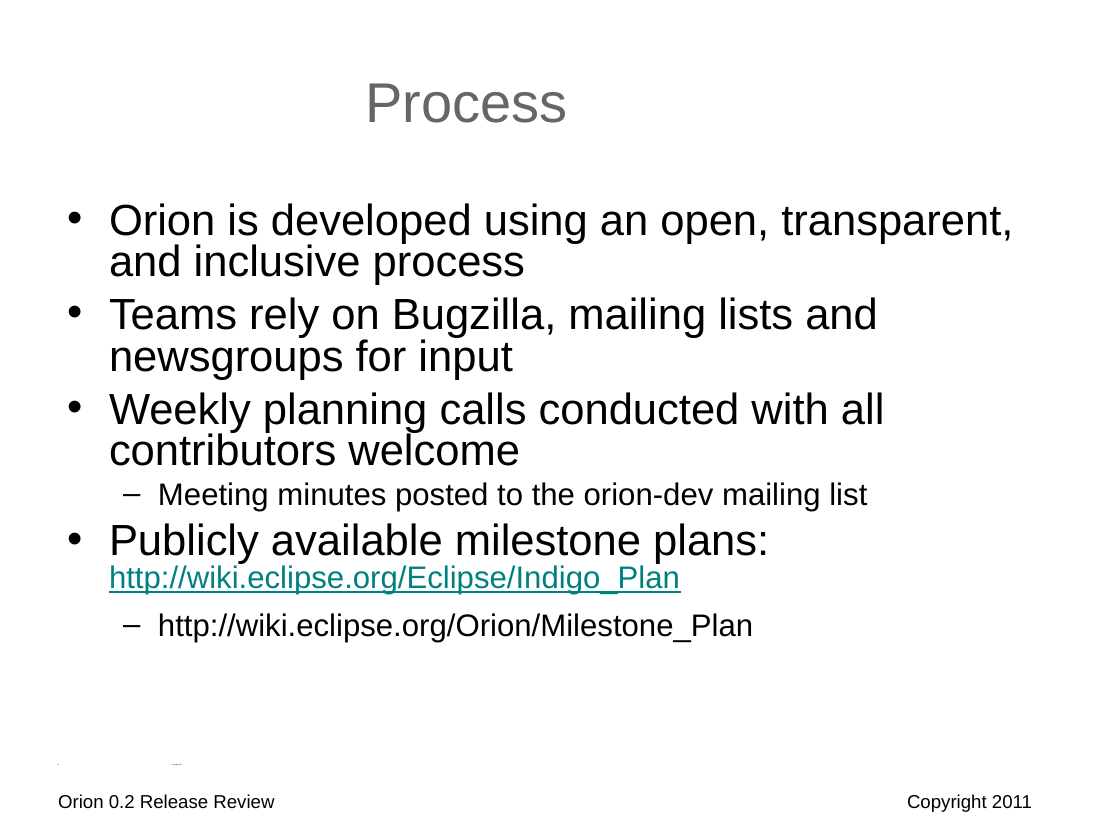
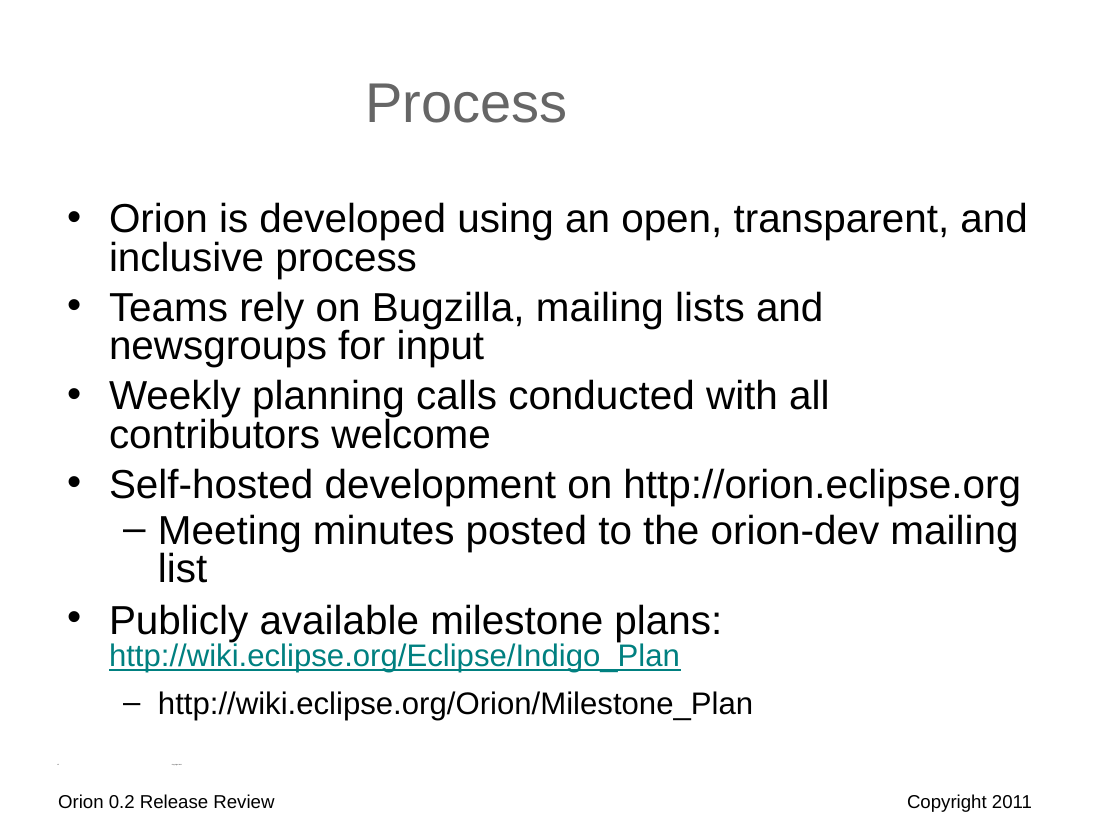
Before and after one commit to eclipse-platform/www.eclipse.org-eclipse-news, a slide deck: slide 15 of orion/reviews/orion-0-2-release-review.odp. Drawn at 1120x840 pixels with LibreOffice and Linux fonts; fonts in the diff are those of the drawing; background and template pictures are left out. Boxes give left, top, right and bottom in pixels: in the first picture for what was removed or moved away, otherwise in the second. Text is boxed around its words. In the diff, an @@ line names an element or a change of style, - is before the commit and + after.

```diff
--- a/orion/reviews/orion-0-2-release-review.odp
+++ b/orion/reviews/orion-0-2-release-review.odp
@@ text at <box>109,202,1027,673</box>: size 28 to 26 pt in "Orion is developed using an open, transparent, ...", "Teams rely on Bugzilla, mailing lists and ...", "Weekly planning calls conducted with all contributors ...", "Publicly available milestone plans:"; size 20 to 26 pt in "Meeting minutes posted to the orion-dev mailing ..." @@
@@ text at <box>109,468,1021,505</box>: paragraph added @@
+• Self-hosted development on http://orion.eclipse.org
```
Also in this commit, not shown: 2 other slides changed, 1 other file.
